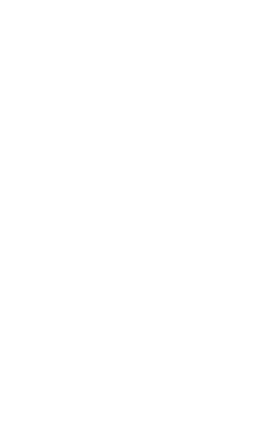
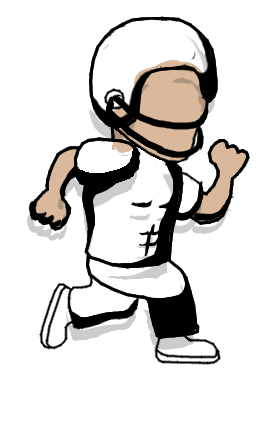
Revision of a layered (280, 430) image; what changed, layer by layer:
showed "SHADES", opacity 20% → 100% over [28, 9, 235, 337]
showed "LINES HELMET" over [89, 16, 218, 128]
showed "LINES LEG" over [67, 254, 200, 339]
showed "LINES ARM" over [29, 139, 250, 231]
showed "LINES TORSO" over [74, 126, 204, 269]
showed "LINES SHOE" over [39, 283, 221, 365]
showed "LINES FACE" over [105, 94, 209, 163]
added layer "SHADES #1" (20%) above "LINES HELMET #1" over [26, 22, 233, 350]
added layer "shirt 6 #1" above "shirt 1 #1" over [119, 161, 176, 280]
showed "shirt 6", painted on it over [121, 148, 178, 267]
showed "FLESH", painted on it over [31, 59, 248, 229]
